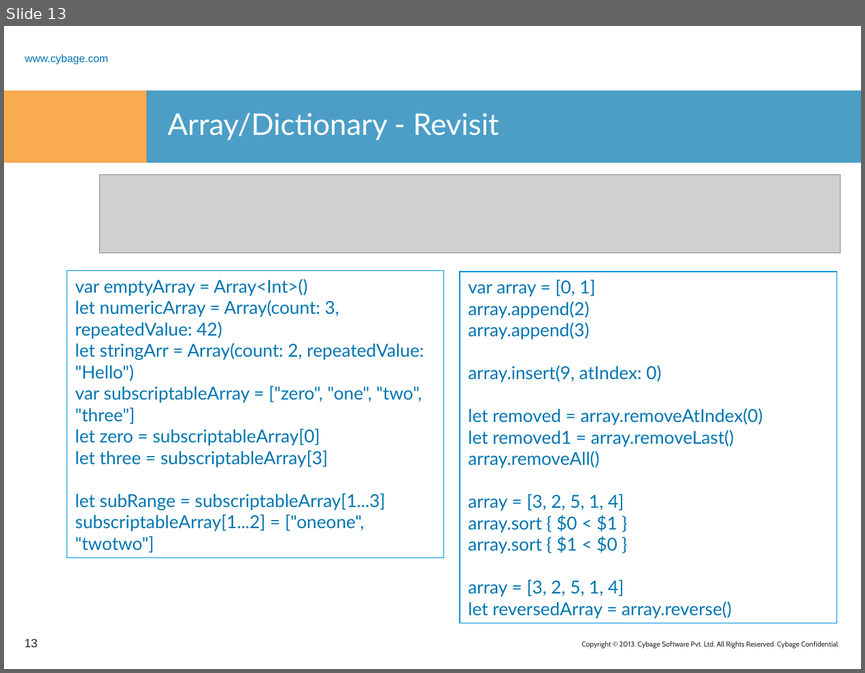
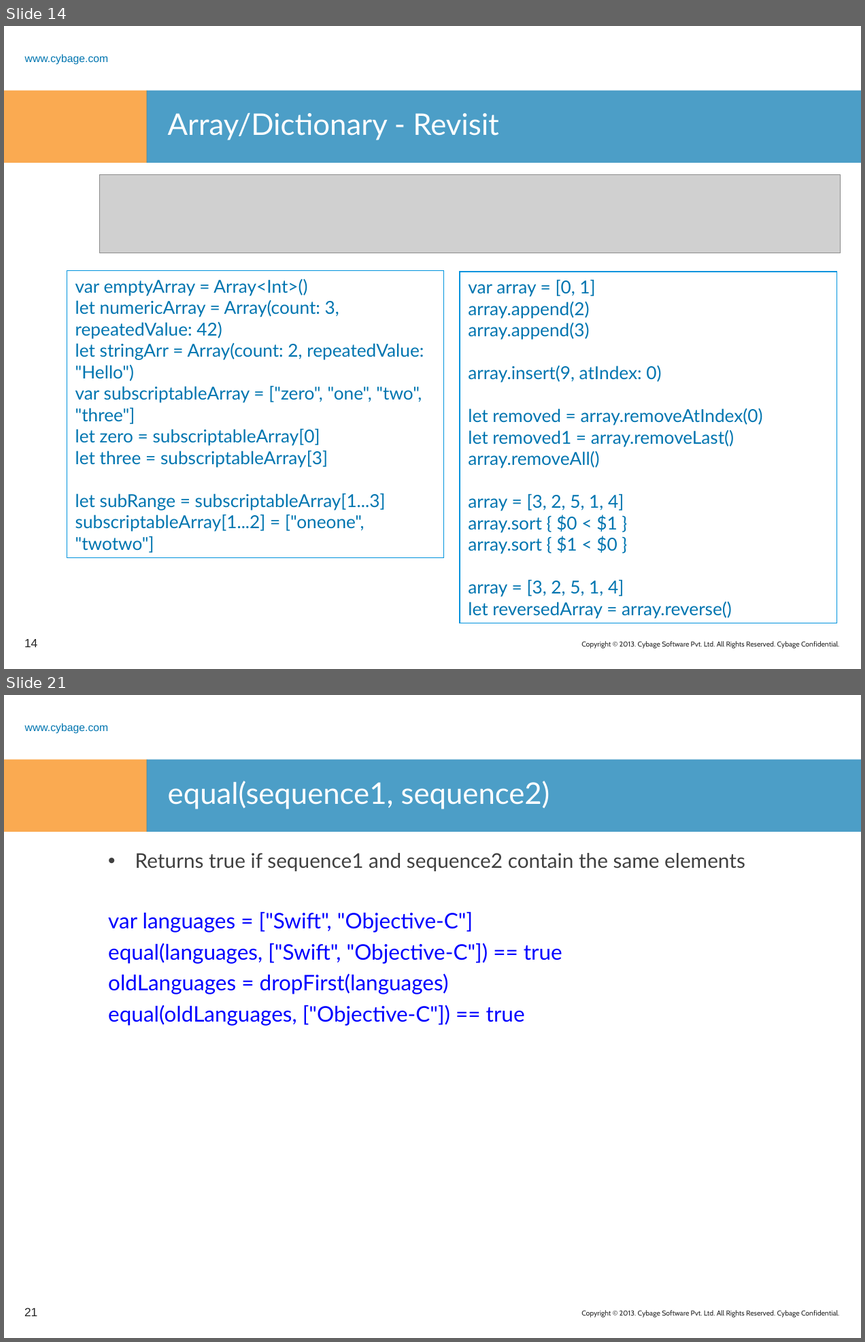
Before and after one commit to sumantar/Learn_Swift, a slide deck: PPT/Learn_Swift-4.ppt. Shown one above the other, each under a label of ours: slide 13 before the commit, slides 14 and 21 after it; the slides between them are not shown. The pictures are 865x673 and 865x1342 pixels, drawn with LibreOffice and Linux fonts; fonts in the diff are those of the drawing; grey boxes stand for pictures; background and template pictures are left out. Boxes give left, top, right and bottom in pixels: in the first picture for what was removed or moved away, otherwise in the second. Text is boxed around its words. In the diff, an @@ line names an element or a change of style, - is before the commit and + after.

```diff
--- a/PPT/Learn_Swift-4.ppt
+++ b/PPT/Learn_Swift-4.ppt
@@ slide 21 added at <box>4,695,861,1338</box>, background #FFFFFF; not listed: 4 template elements that a slide beside it also shows @@
@@ title added at <box>168,781,550,809</box>, 25 pt, text #FFFFFF @@
+equal(sequence1, sequence2)
@@ text added at <box>108,853,745,1025</box>, 18 pt, text #0000FF @@
+• Returns true if sequence1 and sequence2 contain the same elements
+var languages = ["Swift", "Objective-C"]
+equal(languages, ["Swift", "Objective-C"]) == true
+oldLanguages = dropFirst(languages)
+equal(oldLanguages, ["Objective-C"]) == true
@@ page number added at <box>24,1308,37,1316</box>, 10 pt, text #262626 @@
+21
@@ what was slide 13 is now slide 14 @@
@@ page number at <box>24,639,37,647</box>: text changed @@
-13
+14
```
Also in this commit, not shown: 28 other slides added, 6 other files.
